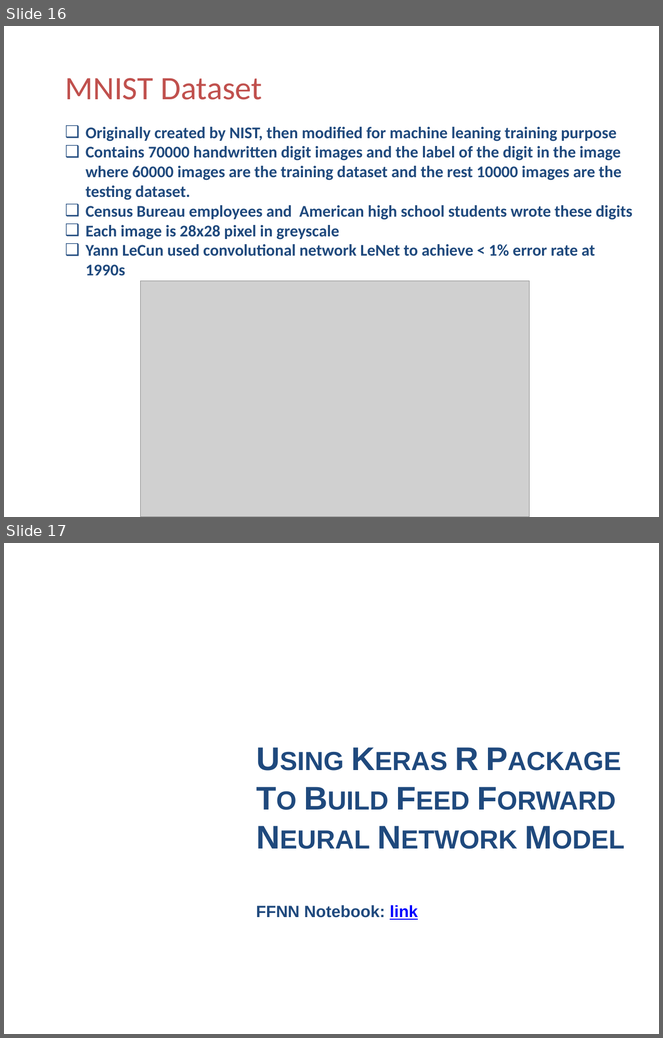
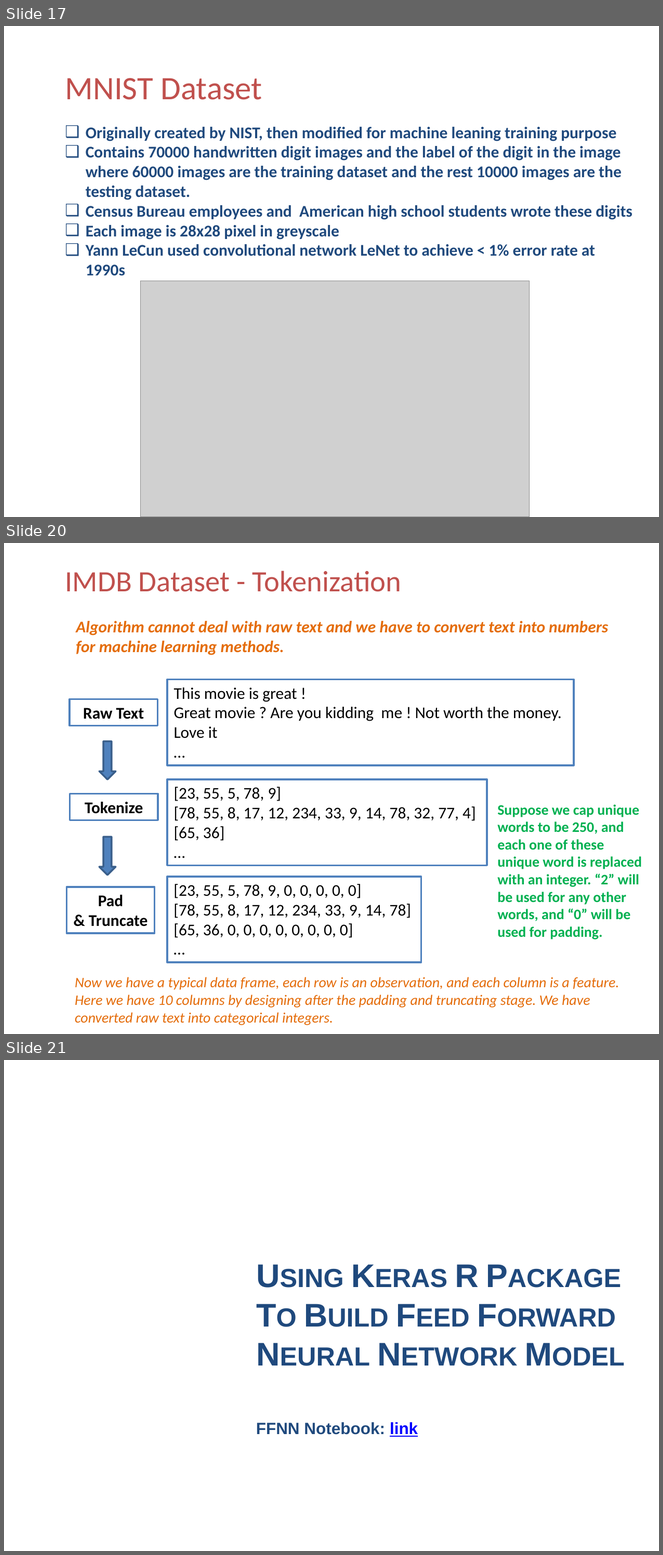
Before and after one commit to happyrabbit/DataScienceWorkshop2019, a slide deck: 02DeepLearning/DNN/DeepLearning-DNN.pptx. Shown one above the other, each under a label of ours: slides 16 and 17 before the commit, slides 17, 20 and 21 after it; the slides between them are not shown. The pictures are 663x1038 and 663x1555 pixels, drawn with LibreOffice and Linux fonts; fonts in the diff are those of the drawing; grey boxes stand for pictures; background and template pictures are left out. Boxes give left, top, right and bottom in pixels: in the first picture for what was removed or moved away, otherwise in the second. Text is boxed around its words. In the diff, an @@ line names an element or a change of style, - is before the commit and + after.

Commit message:
slides update

```diff
--- a/02DeepLearning/DNN/DeepLearning-DNN.pptx
+++ b/02DeepLearning/DNN/DeepLearning-DNN.pptx
@@ slide 20 added at bbox=[4, 543, 659, 1034], background picture (left out) @@
@@ title added at bbox=[65, 571, 402, 592], 32.4 pt, text #C0504D @@
+IMDB Dataset - Tokenization
@@ text added at bbox=[76, 621, 608, 655], 18 pt, text #E46C0A, bold, italic @@
+Algorithm cannot deal with raw text and we have to convert text into numbers for machine learning methods.
@@ rectangle added at bbox=[167, 679, 573, 765], fill #FFFFFF, outline #4F81BD 2 pt, 18 pt, text #000000 @@
+This movie is great !
+Great movie ? Are you kidding me ! Not worth the money.
+Love it
+…
@@ rectangle added at bbox=[70, 700, 157, 726], fill #FFFFFF, outline #4F81BD 2 pt, 18 pt, text #000000, bold @@
+Raw Text
@@ down arrow added at bbox=[99, 742, 115, 780], fill #4F81BD, outline #3A5F8C 2 pt @@
@@ rectangle added at bbox=[167, 780, 487, 865], fill #FFFFFF, outline #4F81BD 2 pt, 18 pt, text #000000 @@
+[23, 55, 5, 78, 9]
+[78, 55, 8, 17, 12, 234, 33, 9, 14, 78, 32, 77, 4]
+[65, 36]
+…
@@ rectangle added at bbox=[70, 794, 158, 820], fill #FFFFFF, outline #4F81BD 2 pt, 18 pt, text #000000, bold @@
+Tokenize
@@ text added at bbox=[497, 805, 642, 940], 16 pt, text #00B050, bold @@
+Suppose we cap unique words to be 250, and each one of these unique word is replaced with an integer. “2” will be used for any other words, and “0” will be used for padding.
@@ down arrow added at bbox=[99, 837, 115, 875], fill #4F81BD, outline #3A5F8C 2 pt @@
@@ rectangle added at bbox=[167, 876, 422, 962], fill #FFFFFF, outline #4F81BD 2 pt, 18 pt, text #000000 @@
+[23, 55, 5, 78, 9, 0, 0, 0, 0, 0]
+[78, 55, 8, 17, 12, 234, 33, 9, 14, 78]
+[65, 36, 0, 0, 0, 0, 0, 0, 0, 0]
+…
@@ rectangle added at bbox=[67, 887, 155, 934], fill #FFFFFF, outline #4F81BD 2 pt, 18 pt, text #000000, bold @@
+Pad
+& Truncate
@@ text added at bbox=[75, 977, 619, 1026], 16 pt, text #E46C0A, italic @@
+Now we have a typical data frame, each row is an observation, and each column is a feature. Here we have 10 columns by designing after the padding and truncating stage. We have converted raw text into categorical integers.
@@ what was slide 16 is now slide 17 @@
@@ what was slide 17 is now slide 21 @@
```
Also in this commit, not shown: 3 other slides added, 3 other files.
